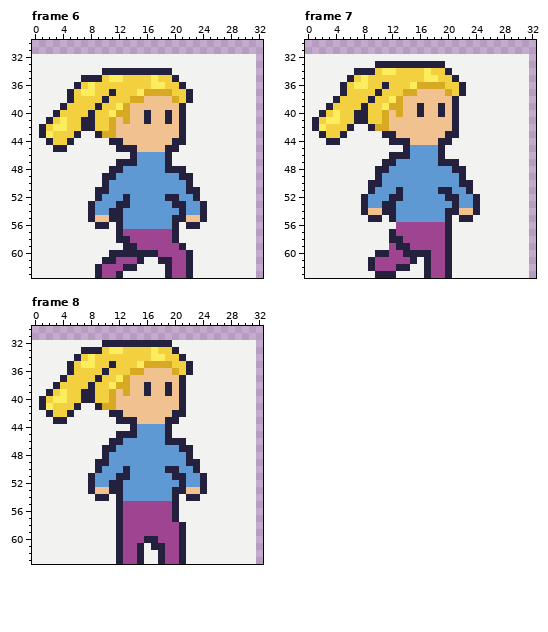
Edited in one commit: pixel-art file (characters/characters.aseprite). Above, as it was before the edit.
64x64 pixels, 8 frames. Shown: frame 6: x 0..32, y 30..63; frame 7: x 0..32, y 30..63; frame 8: x 0..32, y 30..63. The commit also changed other frames, which this record leaves out.
The result:
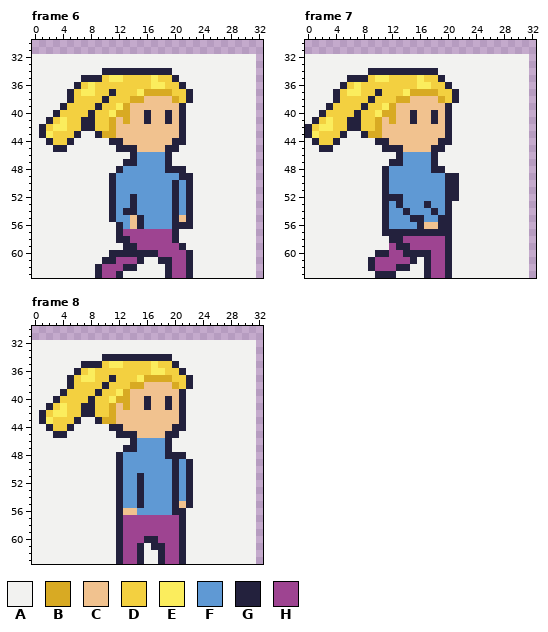
Palette (. is transparent): A #f2f2f0  B #d8aa23  C #f1c28f  D #f3d040  E #fbed5d  F #5f99d4  G #23213d  H #9e4491
The exact change:
layer "c1" now hidden
layer "c1 #2" added
--- frame 6, layer "c1 #2"
@@ x 6..26 @@
 46 AAAAAAAAGFFFFGAAAAAAA
-47 AAAAAAGGGFFFFGAAAAAAA
-48 AAAAAGGFFFFFFGGGAAAAA
-49 AAAAGGFFFFFFFFFGGAAAA
-50 AAAAGFFFFFFFFFFFGAAAA
-51 AAAGGFFFFFFFFFFFGGAAA
-52 AAAGFFFGFFFFFGGFFGAAA
-53 AAGFFFGGFFFFFFGGFFGAA
-54 AAGFFGGFFFFFFFFGFFGAA
-55 AAGCCGGFFFFFFFGGCCGAA
-56 AAAGGAGFFFFFFFGAGGAAA
+47 AAAAAAAGGFFFFGAAAAAAA
+48 AAAAAAGFFFFFFGGGAAAAA
+49 AAAAAGFFFFFFFFFGGAAAA
+50 AAAAAGFFFFFFFFGFGAAAA
+51 AAAAAGFFFFFFFFGFGAAAA
+52 AAAAAGFFGFFFFFGFGAAAA
+53 AAAAAGFFGFFFFFGFGAAAA
+54 AAAAAGFGGFFFFFGFGAAAA
+55 AAAAAGFFCGFFFFGCGAAAA
+56 AAAAAAGFCGFFFFGGGAAAA
 57 AAAAAAGHHHHHHHGAAAAAA
--- frame 7
@@ x 0..32 @@
 32 AAAAAAAAAAAAAAAAAAAAAAAAAAAAAAAA.
-33 AAAAAAAAAAGGGGGGGGGGAAAAAAAAAAAA.
-34 AAAAAAAGGGDEEDDDDEDDGAAAAAAAAAAA.
-35 AAAAAAGDEDDDDDDDDEEDDGAAAAAAAAAA.
-36 AAAAAGDEEDDGDDDEBBBBDDGAAAAAAAAA.
-37 AAAAAGDDDDGDDDBBCCCCBDGAAAAAAAAA.
-38 AAAAGDDDDGDDEBCCCCCCCGAAAAAAAAAA.
-39 AAAGDDDDGDDEBBCCGCCGCGAAAAAAAAAA.
-40 AAGDEDDGGDDBCBCCGCCGCGAAAAAAAAAA.
-41 AGDEEDDGGDDBCCCCCCCCCGAAAAAAAAAA.
-42 AGEDDDGAAGBBCCCCCCCCCGAAAAAAAAAA.
-43 AAGDDGAAAAAGGCCCCCCCGGAAAAAAAAAA.
-44 AAAGGAAAAAAAGGGCCCCGGAAAAAAAAAAA.
-45 AAAAAAAAAAAAAAGFFFFGAAAAAAAAAAAA.
-46 AAAAAAAAAAAAGGGFFFFGAAAAAAAAAAAA.
-47 AAAAAAAAAAAGGFFFFFFGGGAAAAAAAAAA.
-48 AAAAAAAAAAGGFFFFFFFFFGGAAAAAAAAA.
-49 AAAAAAAAAAGFFFFFFFFFFFGAAAAAAAAA.
-50 AAAAAAAAAGGFFFFFFFFFFFGGAAAAAAAA.
-51 AAAAAAAAAGFFFGFFFFFGGFFGAAAAAAAA.
-52 AAAAAAAAGFFFGGFFFFFFGGFFGAAAAAAA.
-53 AAAAAAAAGFFGGFFFFFFFFGFFGAAAAAAA.
-54 AAAAAAAAGCCGGFFFFFFFGGCCGAAAAAAA.
-55 AAAAAAAAAGGAGFFFFFFFGAGGAAAAAAAA.
-56 AAAAAAAAAAAAAHHHHHHHGAAAAAAAAAAA.
-57 AAAAAAAAAAAAGHHHHHHHGAAAAAAAAAAA.
+33 AAAAAAAAAAAAAAAAAAAAAAAAAAAAAAAA.
+34 AAAAAAAAAGGGGGGGGGGAAAAAAAAAAAAA.
+35 AAAAAAGGGDEEDDDDEDDGAAAAAAAAAAAA.
+36 AAAAAGDEDDDDDDDDEEDDGAAAAAAAAAAA.
+37 AAAAGDEEDDGDDDEBBBBDDGAAAAAAAAAA.
+38 AAAAGDDDDGDDDBBCCCCBDGAAAAAAAAAA.
+39 AAAGDDDDGDDEBCCCCCCCGAAAAAAAAAAA.
+40 AAGDDDDGDDEBBCCGCCGCGAAAAAAAAAAA.
+41 AGDEDDGGDDBCBCCGCCGCGAAAAAAAAAAA.
+42 GDEEDDGGDDBCCCCCCCCCGAAAAAAAAAAA.
+43 GEDDDGAAGBBCCCCCCCCCGAAAAAAAAAAA.
+44 AGDDGAAAAAGGCCCCCCCGGAAAAAAAAAAA.
+45 AAGGAAAAAAAGGGCCCCGGAAAAAAAAAAAA.
+46 AAAAAAAAAAAAAGFFFFGAAAAAAAAAAAAA.
+47 AAAAAAAAAAAAGGFFFFGAAAAAAAAAAAAA.
+48 AAAAAAAAAAAGFFFFFFGGAAAAAAAAAAAA.
+49 AAAAAAAAAAAGFFFFFFFFGGAAAAAAAAAA.
+50 AAAAAAAAAAAGFFFFFFFFGGAAAAAAAAAA.
+51 AAAAAAAAAAAGFFFFFFFFGGAAAAAAAAAA.
+52 AAAAAAAAAAAGGGFFFFFFGGAAAAAAAAAA.
+53 AAAAAAAAAAAGFGFFFGFFGAAAAAAAAAAA.
+54 AAAAAAAAAAAGFFGFFFGFGAAAAAAAAAAA.
+55 AAAAAAAAAAAGFFFGGFFGGAAAAAAAAAAA.
+56 AAAAAAAAAAAGFFFFGCCGGAAAAAAAAAAA.
+57 AAAAAAAAAAAGGGGGGGGGGAAAAAAAAAAA.
 58 AAAAAAAAAAAAGGHHHHHHGAAAAAAAAAAA.
--- frame 8
@@ x 0..32 @@
 31 .................................
-32 AAAAAAAAAAGGGGGGGGGGAAAAAAAAAAAA.
-33 AAAAAAAGGGDEEDDDDEDDGAAAAAAAAAAA.
-34 AAAAAAGDEDDDDDDDDEEDDGAAAAAAAAAA.
-35 AAAAAGDEEDDGDDDEBBBBDDGAAAAAAAAA.
-36 AAAAAGDDDDGDDDBBCCCCBDGAAAAAAAAA.
-37 AAAAGDDDDGDDEBCCCCCCCGAAAAAAAAAA.
-38 AAAGDDDDGDDEBBCCGCCGCGAAAAAAAAAA.
-39 AAGDEDDGGDDBCBCCGCCGCGAAAAAAAAAA.
-40 AGDEEDDGGDDBCCCCCCCCCGAAAAAAAAAA.
-41 AGEDDDGAAGBBCCCCCCCCCGAAAAAAAAAA.
-42 AAGDDGAAAAAGGCCCCCCCGGAAAAAAAAAA.
-43 AAAGGAAAAAAAGGGCCCCGGAAAAAAAAAAA.
-44 AAAAAAAAAAAAAAGFFFFGAAAAAAAAAAAA.
-45 AAAAAAAAAAAAGGGFFFFGAAAAAAAAAAAA.
-46 AAAAAAAAAAAGGFFFFFFGGGAAAAAAAAAA.
-47 AAAAAAAAAAGGFFFFFFFFFGGAAAAAAAAA.
-48 AAAAAAAAAAGFFFFFFFFFFFGAAAAAAAAA.
-49 AAAAAAAAAGGFFFFFFFFFFFGGAAAAAAAA.
-50 AAAAAAAAAGFFFGFFFFFGGFFGAAAAAAAA.
-51 AAAAAAAAGFFFGGFFFFFFGGFFGAAAAAAA.
-52 AAAAAAAAGFFGGFFFFFFFFGFFGAAAAAAA.
-53 AAAAAAAAGCCGGFFFFFFFGGCCGAAAAAAA.
-54 AAAAAAAAAGGAGFFFFFFFGAGGAAAAAAAA.
-55 AAAAAAAAAAAAGHHHHHHHGAAAAAAAAAAA.
-56 AAAAAAAAAAAAGHHHHHHHGAAAAAAAAAAA.
-57 AAAAAAAAAAAAGHHHHHHHGAAAAAAAAAAA.
+32 AAAAAAAAAAAAAAAAAAAAAAAAAAAAAAAA.
+33 AAAAAAAAAAAAAAAAAAAAAAAAAAAAAAAA.
+34 AAAAAAAAAAGGGGGGGGGGAAAAAAAAAAAA.
+35 AAAAAAAGGGDEEDDDDEDDGAAAAAAAAAAA.
+36 AAAAAAGDEDDDDDDDDEEDDGAAAAAAAAAA.
+37 AAAAAGDEEDDGDDDEBBBBDDGAAAAAAAAA.
+38 AAAAAGDDDDGDDDBBCCCCBDGAAAAAAAAA.
+39 AAAAGDDDDGDDEBCCCCCCCGAAAAAAAAAA.
+40 AAAGDDDDGDDEBBCCGCCGCGAAAAAAAAAA.
+41 AAGDEDDGGDDBCBCCGCCGCGAAAAAAAAAA.
+42 AGDEEDDGGDDBCCCCCCCCCGAAAAAAAAAA.
+43 AGEDDDGAAGBBCCCCCCCCCGAAAAAAAAAA.
+44 AAGDDGAAAAAGGCCCCCCCGGAAAAAAAAAA.
+45 AAAGGAAAAAAAGGGCCCCGGAAAAAAAAAAA.
+46 AAAAAAAAAAAAAAGFFFFGAAAAAAAAAAAA.
+47 AAAAAAAAAAAAAGGFFFFGAAAAAAAAAAAA.
+48 AAAAAAAAAAAAGFFFFFFGGGAAAAAAAAAA.
+49 AAAAAAAAAAAAGFFFFFFFGFGAAAAAAAAA.
+50 AAAAAAAAAAAAGFFFFFFFGFGAAAAAAAAA.
+51 AAAAAAAAAAAAGFFGFFFFGFGAAAAAAAAA.
+52 AAAAAAAAAAAAGFFGFFFFGFGAAAAAAAAA.
+53 AAAAAAAAAAAAGFFGFFFFGFGAAAAAAAAA.
+54 AAAAAAAAAAAAGFFGFFFFGFGAAAAAAAAA.
+55 AAAAAAAAAAAAGFFGFFFFGCGAAAAAAAAA.
+56 AAAAAAAAAAAAGCCFFFFFGGAAAAAAAAAA.
+57 AAAAAAAAAAAAGHHHHHHHHGAAAAAAAAAA.
 58 AAAAAAAAAAAAGHHHHHHHHGAAAAAAAAAA.
Pixel boxes of the changes (left, top, right, bottom) in both pictures:
changed: (88, 159, 207, 229)
changed: (305, 61, 480, 236)
changed: (39, 340, 207, 522)
